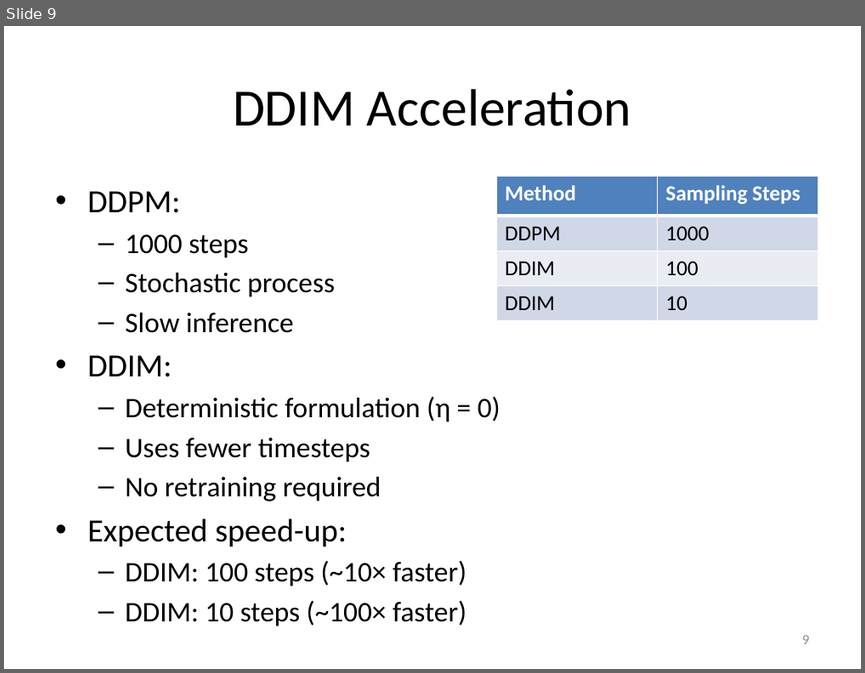
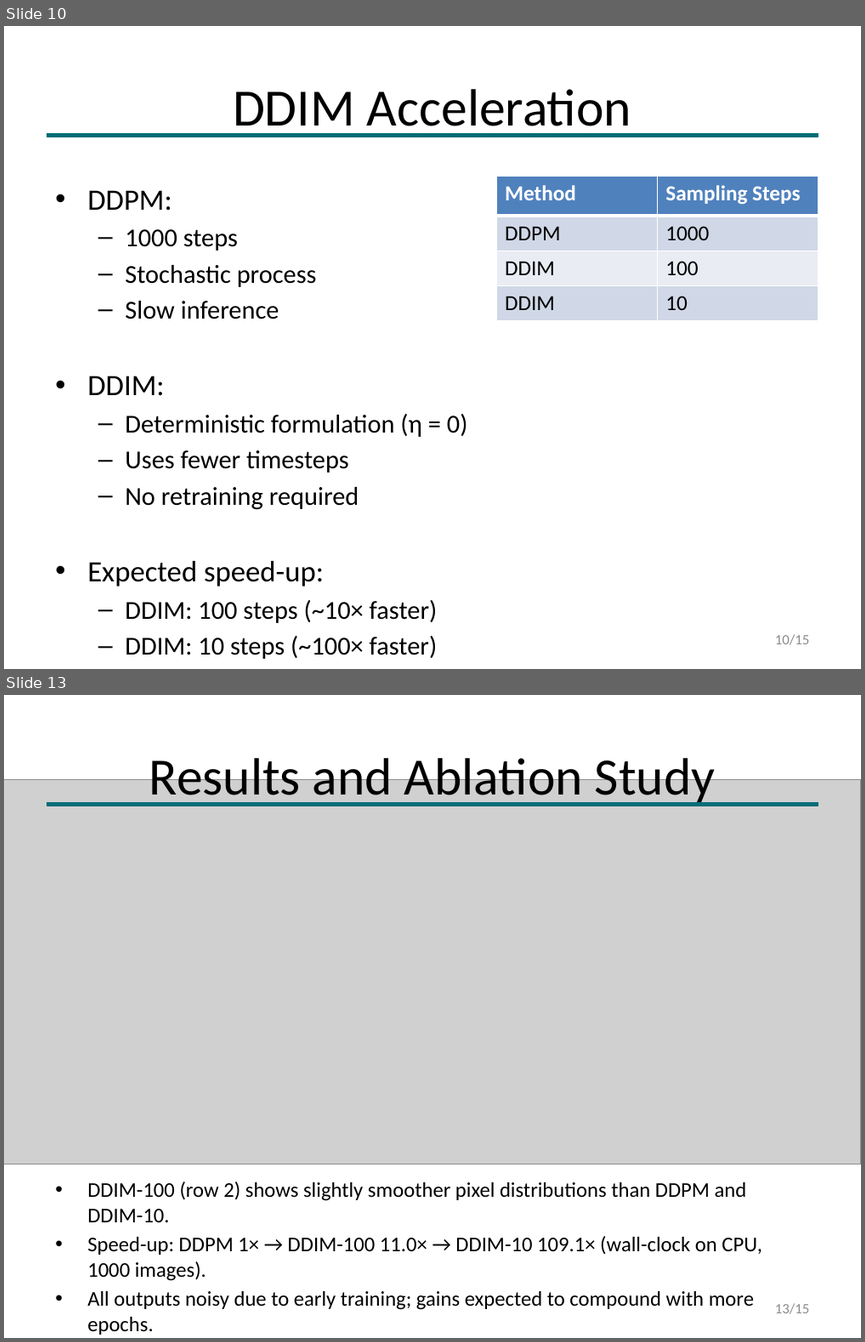
Before and after one commit to yufedor/visionDepthEstimation, a slide deck: Lightweight_Diffusion_Models_Presentation.pptx. Shown one above the other, each under a label of ours: slide 9 before the commit, slides 10 and 13 after it; the slides between them are not shown. The pictures are 865x673 and 865x1342 pixels, drawn with LibreOffice and Linux fonts; fonts in the diff are those of the drawing; grey boxes stand for pictures. Boxes give left, top, right and bottom in pixels: in the first picture for what was removed or moved away, otherwise in the second. Text is boxed around its words. In the diff, an @@ line names an element or a change of style, - is before the commit and + after.

```diff
--- a/Lightweight_Diffusion_Models_Presentation.pptx
+++ b/Lightweight_Diffusion_Models_Presentation.pptx
@@ slide 13 added at (4, 695, 861, 1338), background #FFFFFF @@
@@ title added at (149, 751, 715, 806), 44 pt, text #000000 @@
+Results and Ablation Study
@@ picture added at (4, 779, 861, 1163) @@
@@ rectangle added at (46, 802, 818, 805), fill #006D77, outline #006D77 1 pt @@
@@ text added at (87, 1181, 762, 1334), 17.6 pt, text #000000 @@
+• DDIM-100 (row 2) shows slightly smoother pixel distributions than DDPM and DDIM-10.
+• Speed-up: DDPM 1× → DDIM-100 11.0× → DDIM-10 109.1× (wall-clock on CPU, 1000 images).
+• All outputs noisy due to early training; gains expected to compound with more epochs.
@@ page number added at (775, 1303, 809, 1314), 12 pt, text #8C8C8C @@
+13/15
@@ what was slide 9 is now slide 10 @@
@@ slide 10 changed as well @@
@@ rectangle added at (46, 133, 818, 136), fill #006D77, outline #006D77 1 pt @@
@@ text "DDPM:" at (87, 190, 468, 658): size 27.2 to 24.8 pt in "DDPM:", "DDIM:", "Expected speed-up:"; size 23.8 to 21.7 pt in "1000 steps", "Stochastic process", "Slow inference", "Deterministic formulation (η = 0)" and 4 more places @@
@@ page number at (775, 634, 809, 645): text changed @@
-9
+10/15
```
Also in this commit, not shown: 12 other slides changed, 1 other slide added, 2 other files.
